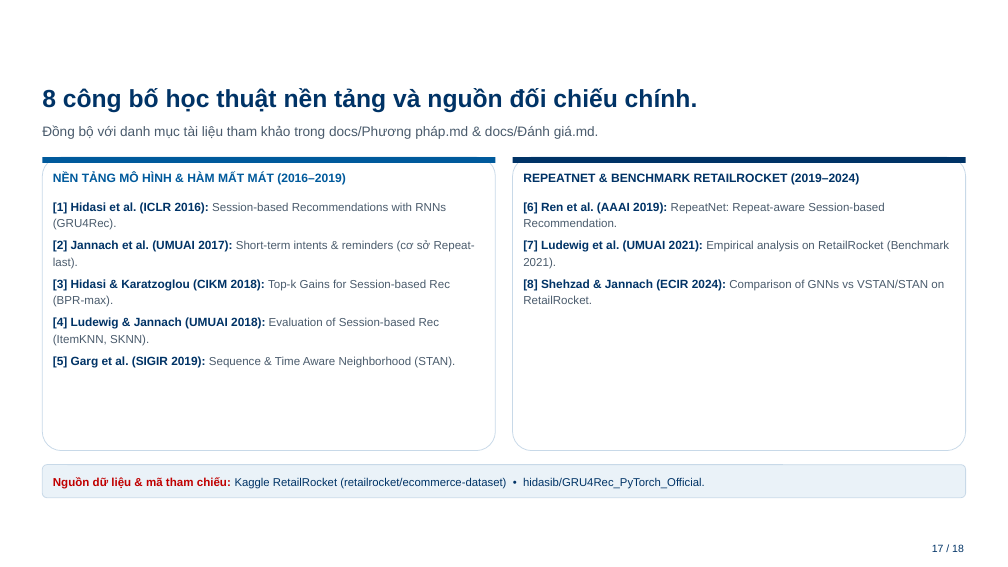
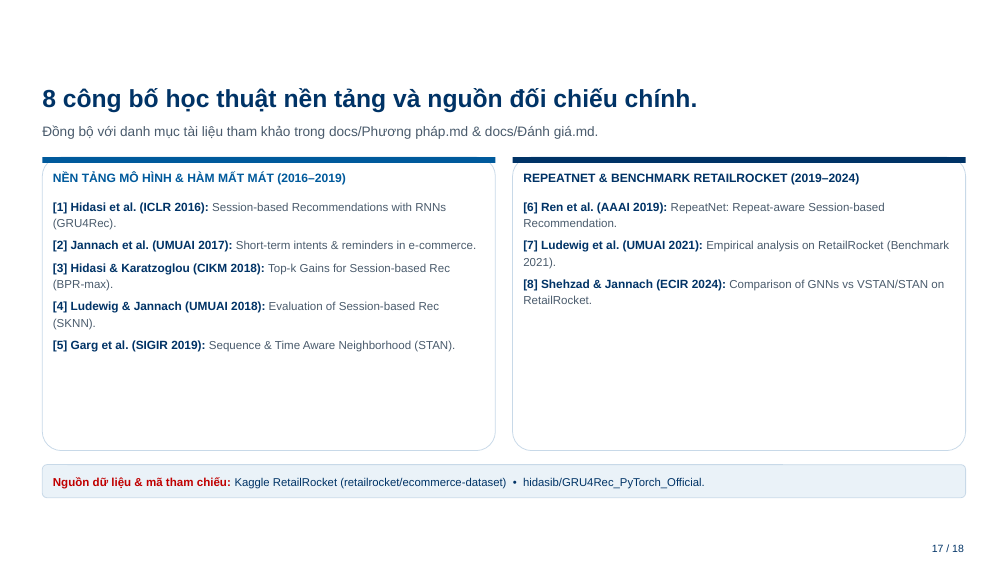
Before and after one commit to Mymark1010/MultiBehavior_Product_Recommendation_System, a slide deck: slide 17 of docs/BAO_CAO_TIEN_DO_PROJECT3_HUST_27_11_v3.pptx. Drawn at 1008x567 pixels with LibreOffice and Linux fonts; fonts in the diff are those of the drawing; background and template pictures are left out. Boxes give left, top, right and bottom in pixels: in the first picture for what was removed or moved away, otherwise in the second. Text is boxed around its words. In the diff, an @@ line names an element or a change of style, - is before the commit and + after.

```diff
--- a/docs/BAO_CAO_TIEN_DO_PROJECT3_HUST_27_11_v3.pptx
+++ b/docs/BAO_CAO_TIEN_DO_PROJECT3_HUST_27_11_v3.pptx
@@ text at [53, 240, 476, 252]: text changed @@
-[2] Jannach et al. (UMUAI 2017): Short-term intents & reminders (cơ sở Repeat-last).
+[2] Jannach et al. (UMUAI 2017): Short-term intents & reminders in e-commerce.
@@ text at [53, 301, 440, 330]: text changed @@
-[4] Ludewig & Jannach (UMUAI 2018): Evaluation of Session-based Rec (ItemKNN, SKNN).
+[4] Ludewig & Jannach (UMUAI 2018): Evaluation of Session-based Rec (SKNN).
```
Also in this commit, not shown: 9 other slides changed, 5 other files.
